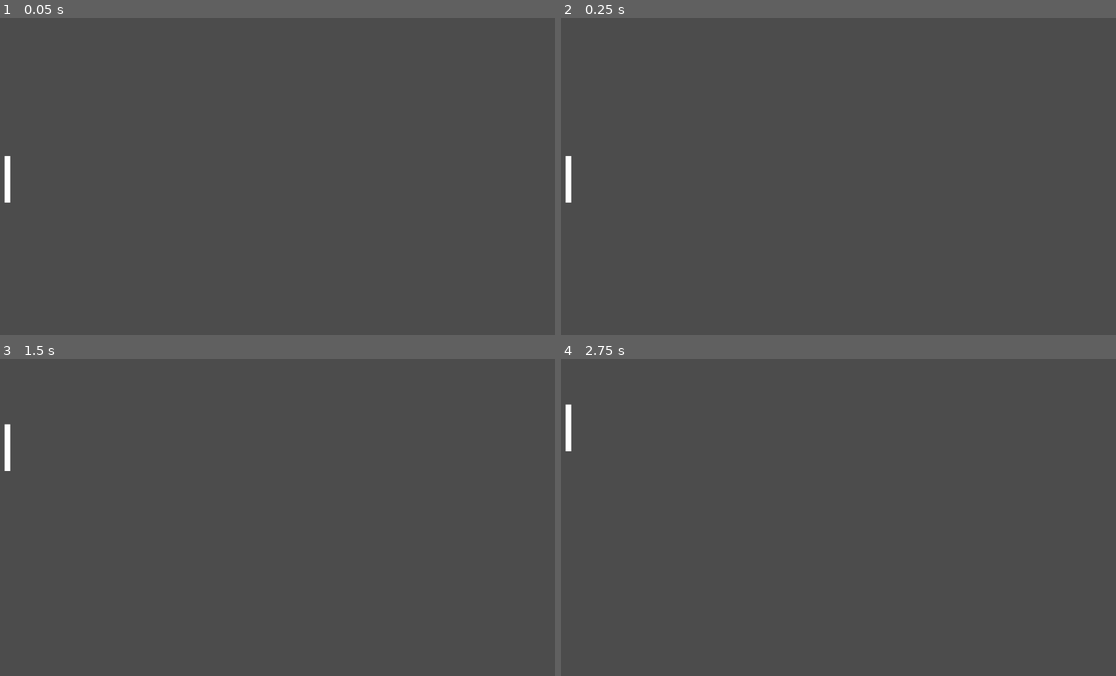
Above: before the commit, frames 1-4 (two rows, left to right).
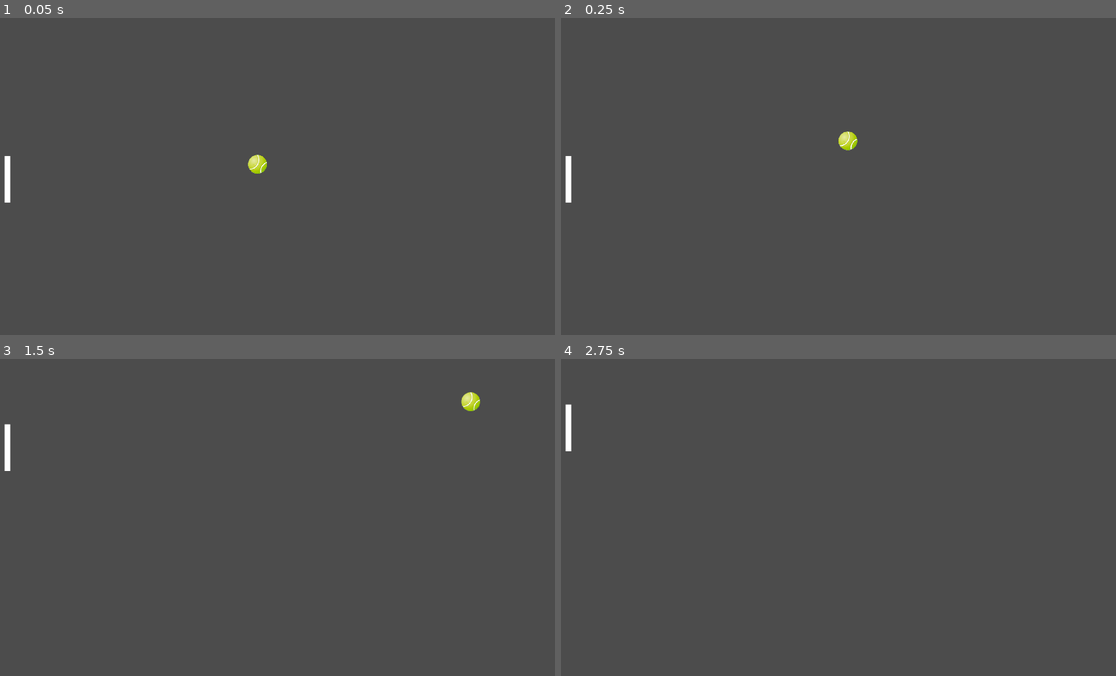
Above: after the commit, the same moments.

Repository: danielmiranda0099/godot_plz_pong
Game: Godot game, scene res://Level.tscn
The game is run twice, just before and just after one commit, with the same random seed, the same clock (stepped at 60 frames per second) and the same inputs.
Inputs:
- Up to frame 1 (0.05 s): no input
- Up to frame 2 (0.25 s): no input
- Up to frame 3 (1.5 s): hold Up (ui_up) 0.53-1.28 s; hold Down (ui_down) from 1.28 s (still down)
- Up to frame 4 (2.75 s): release Down (ui_down) at 2.03 s; hold Up (ui_up) from 2.03 s (still down)

The runs differ from the first frame. In frame 1, 0.2% of the frame differs, in the area x 44-49%, y 43-50%; in frame 2, 0.2%; in frame 3, 0.2%, in the area x 83-87%, y 10-17%; in frame 4, nothing differs.

Commit message:
[ADD] Movement Ball

Diff:
--- /dev/null
+++ b/Ball.gd
@@ -0,0 +1,21 @@
+extends KinematicBody2D
+
+var speed = 0
+var direction = Vector2.ZERO
+var is_moving = false
+
+func _ready():
+	randomize()
+
+	speed = 500
+	direction.x = (2) * (randi() % 2) - (1) #[-1,1][randi() % 2]
+	direction.y = (0.8 * 2) * (randi() % 2) - (0.8) #[-0.8, 0.8][randi() % 2]
+	is_moving = true
+
+func _physics_process(delta):
+	if !is_moving:
+		return
+	var collide = move_and_collide(direction * speed * delta)
+
+	if collide:
+		direction = direction.bounce(collide.normal)
--- /dev/null
+++ b/Ball.tscn
@@ -0,0 +1,16 @@
+[gd_scene load_steps=4 format=2]
+
+[ext_resource path="res://ball.png" type="Texture" id=1]
+[ext_resource path="res://Ball.gd" type="Script" id=2]
+
+[sub_resource type="CircleShape2D" id=1]
+radius = 32.0
+
+[node name="Ball" type="KinematicBody2D"]
+script = ExtResource( 2 )
+
+[node name="Sprite" type="Sprite" parent="."]
+texture = ExtResource( 1 )
+
+[node name="CollisionShape2D" type="CollisionShape2D" parent="."]
+shape = SubResource( 1 )
--- a/Level.tscn
+++ b/Level.tscn
@@ -1,6 +1,7 @@
-[gd_scene load_steps=4 format=2]
+[gd_scene load_steps=5 format=2]
 
 [ext_resource path="res://Player.tscn" type="PackedScene" id=1]
+[ext_resource path="res://Ball.tscn" type="PackedScene" id=2]
 
 [sub_resource type="RectangleShape2D" id=1]
 extents = Vector2( 960, 10 )
@@ -37,3 +38,6 @@
 
 [node name="Player" parent="." instance=ExtResource( 1 )]
 position = Vector2( 50, 460 )
+
+[node name="Ball" parent="." instance=ExtResource( 2 )]
+position = Vector2( 884.77, 518.495 )
--- a/Player.gd
+++ b/Player.gd
@@ -3,6 +3,7 @@
 var speed = 450
 var direction = Vector2.ZERO
 
+# warning-ignore:unused_argument
 func _physics_process(delta):
 
 	if Input.is_action_pressed("ui_up"):
@@ -11,6 +12,7 @@
 	if Input.is_action_pressed("ui_down"):
 		direction.y += 1
 
+# warning-ignore:return_value_discarded
 	move_and_slide(direction * speed)
 
 	direction = Vector2.ZERO
Binary file added: ball.png
Not shown, added: ball.png.import
